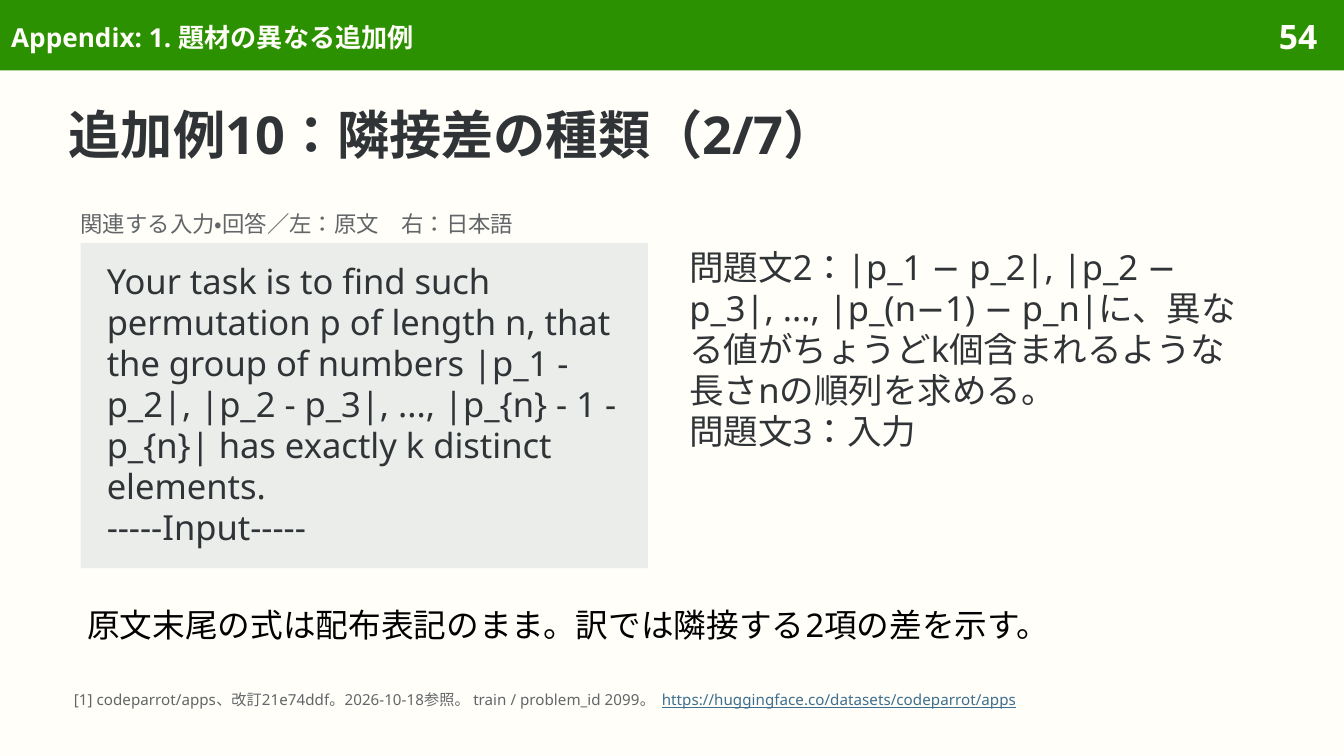
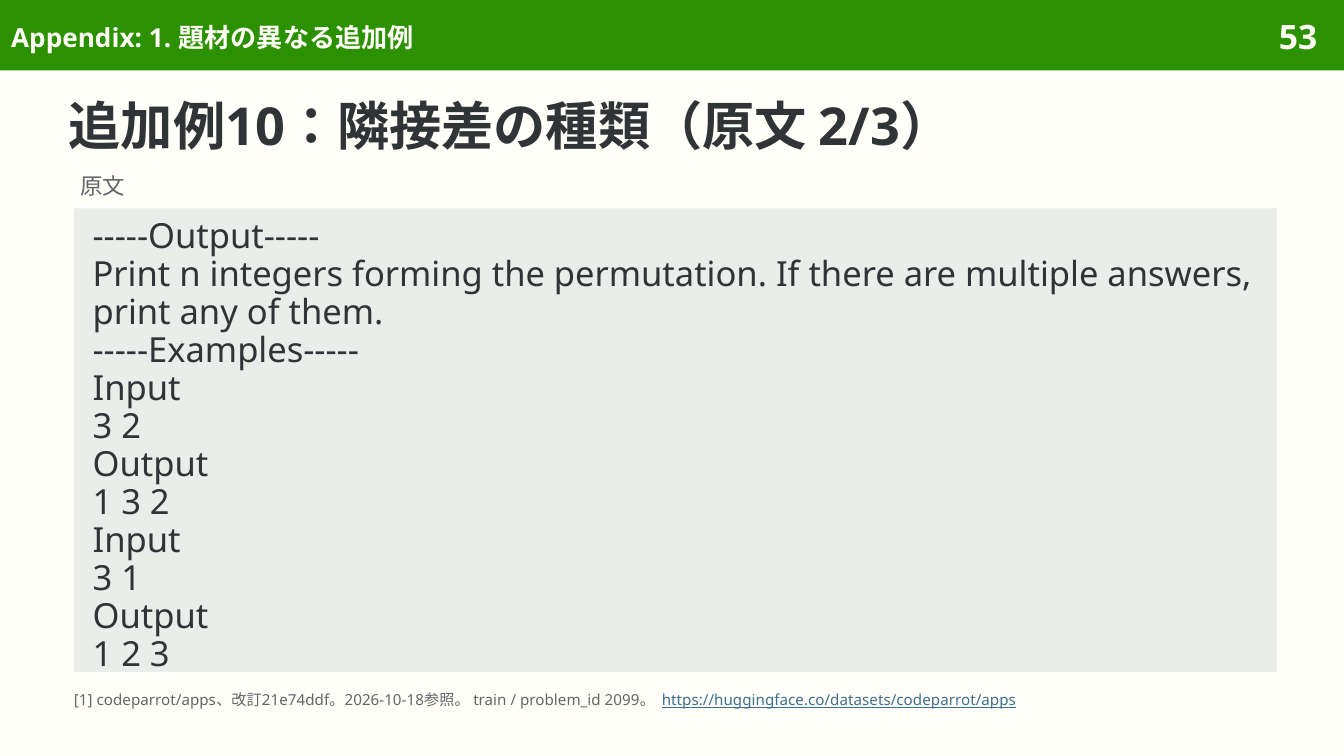
Before and after one commit to sasakiy84/datasets-in-10-minutes, a slide deck: slide 53 of slides/datasets-in-10-minutes-apps.pptx (slide 54 before the commit). Drawn at 1344x756 pixels with LibreOffice and Linux fonts; fonts in the diff are those of the drawing. Boxes give left, top, right and bottom in pixels: in the first picture for what was removed or moved away, otherwise in the second. Text is boxed around its words. In the diff, an @@ line names an element or a change of style, - is before the commit and + after.

Commit message:
Reflow apps examples with complete originals first

```diff
--- a/slides/datasets-in-10-minutes-apps.pptx
+++ b/slides/datasets-in-10-minutes-apps.pptx
@@ page number at (1279,24,1317,50): text changed @@
-54
+53
@@ title at (69,100,953,150): text changed @@
-追加例10：隣接差の種類（2/7）
+追加例10：隣接差の種類（原文 2/3）
@@ text at (81,175,126,196): text changed; size 17.5 to 12 pt; text colour #000000 to #626669 @@
-原文末尾の式は配布表記のまま。訳では隣接する2項の差を示す。
+原文
@@ rectangle added at (74,208,1277,672), fill #EBEDEB, 18.5 pt, text #303437 @@
+-----Output-----
+Print n integers forming the permutation. If there are multiple answers, print any of them.
+-----Examples-----
+Input
+3 2
+Output
+1 3 2
+Input
+3 1
+Output
+1 2 3
@@ text removed at (81,213,513,234) @@
-関連する入力・回答／左：原文 右：日本語
@@ rectangle removed at (81,243,648,569) @@
-Your task is to find such permutation p of length n, that the group of numbers |p_1 - p_2|, |p_2 - p_3|, ..., |p_{n} - 1 - p_{n}| has exactly k distinct elements.
------Input-----
@@ text removed at (689,251,1236,447) @@
-問題文2：|p_1 − p_2|, |p_2 − p_3|, ..., |p_(n−1) − p_n|に、異なる値がちょうどk個含まれるような長さnの順列を求める。
-問題文3：入力
```
Also in this commit, not shown: 27 other slides changed, 2 slides removed, 9 other files.
